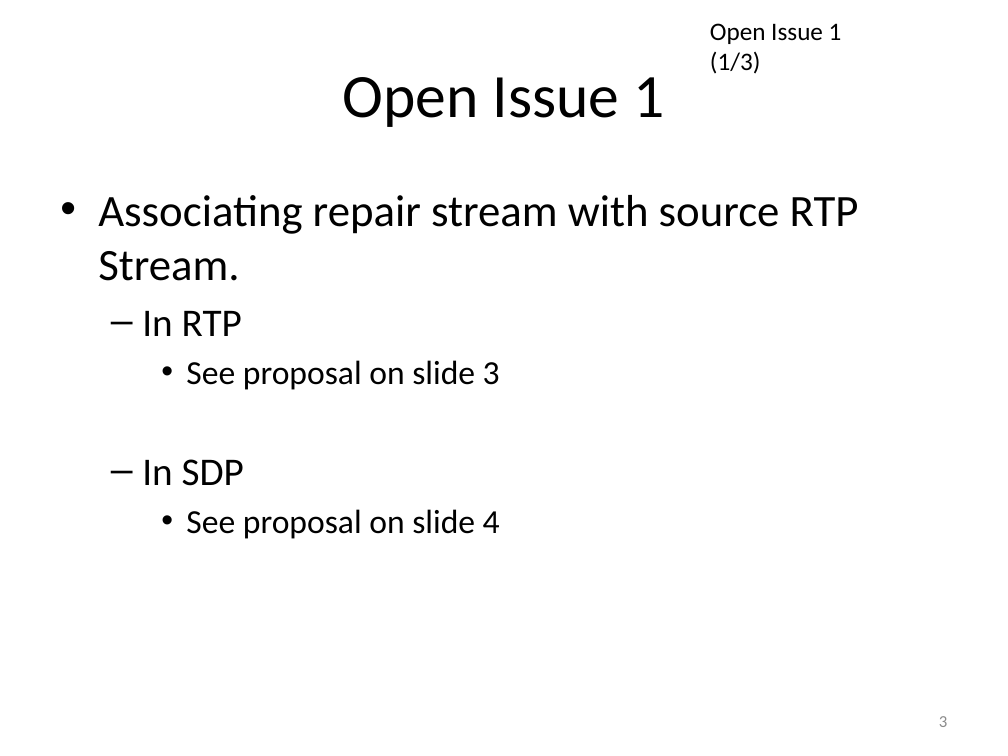
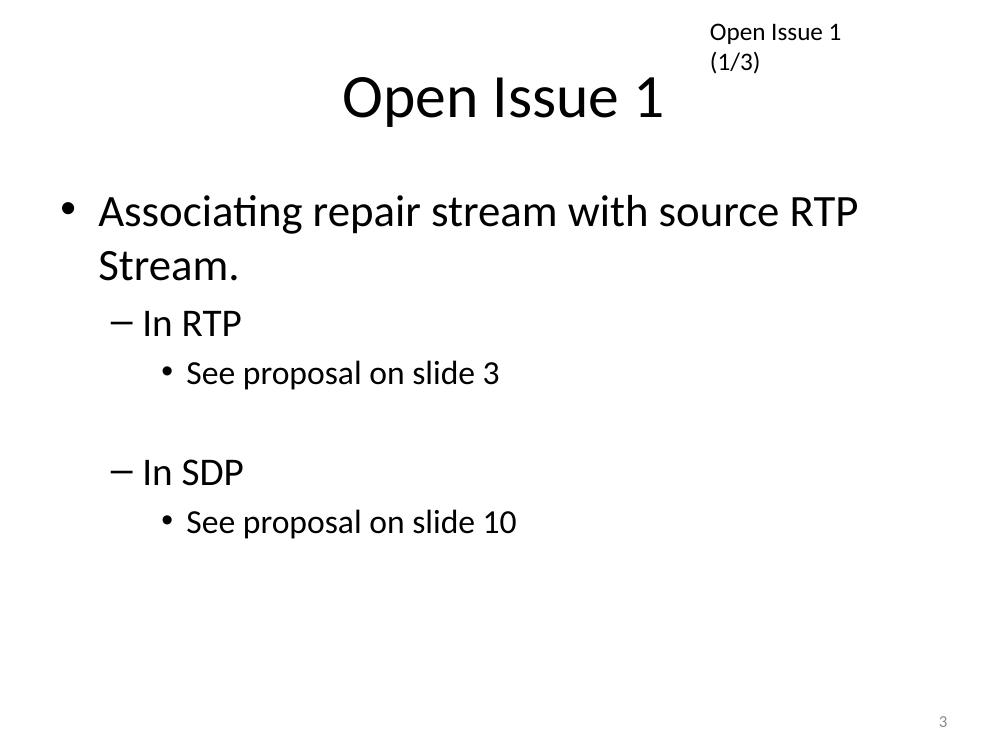
Before and after one commit to vr000m/payload-1d2d-parity-fec, a slide deck: slide 3 of 1d2d/presentations/92-payload-flexible-fec.pptx. Drawn at 1008x756 pixels with LibreOffice and Linux fonts; fonts in the diff are those of the drawing. Boxes give left, top, right and bottom in pixels: in the first picture for what was removed or moved away, otherwise in the second. Text is boxed around its words. In the diff, an @@ line names an element or a change of style, - is before the commit and + after.

Commit message:
updating flexfec, based on @pthatcher's proposal (rsid)

```diff
--- a/1d2d/presentations/92-payload-flexible-fec.pptx
+++ b/1d2d/presentations/92-payload-flexible-fec.pptx
@@ text at bbox=[186, 509, 517, 539]: text changed @@
-    • See proposal on slide 4
+    • See proposal on slide 10
```
Also in this commit, not shown: 1 other slide changed, 6 slides added, 1 slide removed.
